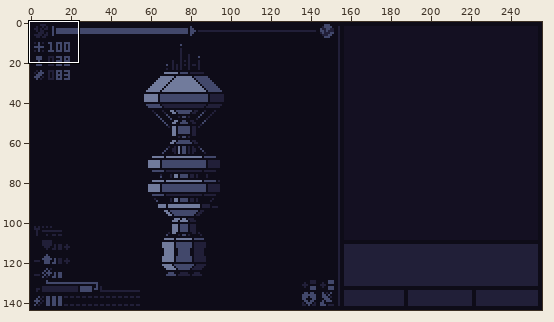
Two versions of one pixel-art file, src/assets/images/construct_canvas.aseprite. Above: a wide view before the commit, with the close-up outlined.
Close-up. Earlier state:
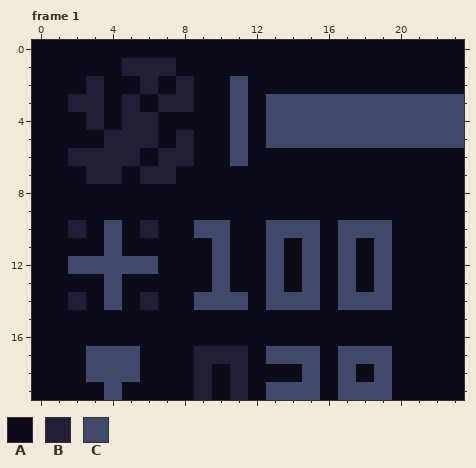
256x144 pixels, 1 frame. Colours within 5 levels of each other are drawn and written as one. Shown: frame 1: x 0..23, y 0..19. The commit also changed other frames or places, which this record leaves out.
Visible layers, top first: "Log Background", "Ship", "Main", "Background".
Palette (. is transparent): A #0e0c18  B #211f38  C #42486b
Pixels before, frame 1, first column x 0:
 0 AAAAAAAAAAAAAAAAAAAAAAAA
 1 AAAAABBBAAAAAAAAAAAAAAAA
 2 AAABAABABAACAAAAAAAAAAAA
 3 AABBABABBAACACCCCCCCCCCC
 4 AAABABBAAAACACCCCCCCCCCC
 5 AAAABBBABAACACCCCCCCCCCC
 6 AABBBBABBAACAAAAAAAAAAAA
 7 AAABBABBAAAAAAAAAAAAAAAA
 8 AAAAAAAAAAAAAAAAAAAAAAAA
 9 AAAAAAAAAAAAAAAAAAAAAAAA
10 AABACABAACCAACCCACCCAAAA
11 AAAACAAAAACAACACACACAAAA
12 AACCCCCAAACAACACACACAAAA
13 AAAACAAAAACAACACACACAAAA
14 AABACABAACCCACCCACCCAAAA
15 AAAAAAAAAAAAAAAAAAAAAAAA
16 AAAAAAAAAAAAAAAAAAAAAAAA
17 AAACCCAAABBBACCCACCCAAAA
18 AAACCCAAABABAAACACACAAAA
19 AAAACAAAABABACCCACCCAAAA
The result:
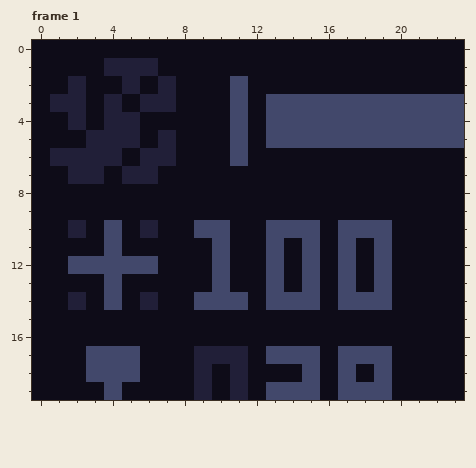
Message: Drawed a ship, shield and fixed hints
Changes in this commit:
Changed rows in their new state; - is an unchanged pixel.
Frame 1, layer "Main":
first column x 1:
 1 ---B--A-
 2 -BA-BABA
 3 B-ABAB-A
 4 -BAB-A--
 5 --B--ABA
 6 B---AB-A
 7 -B-AB-A-
